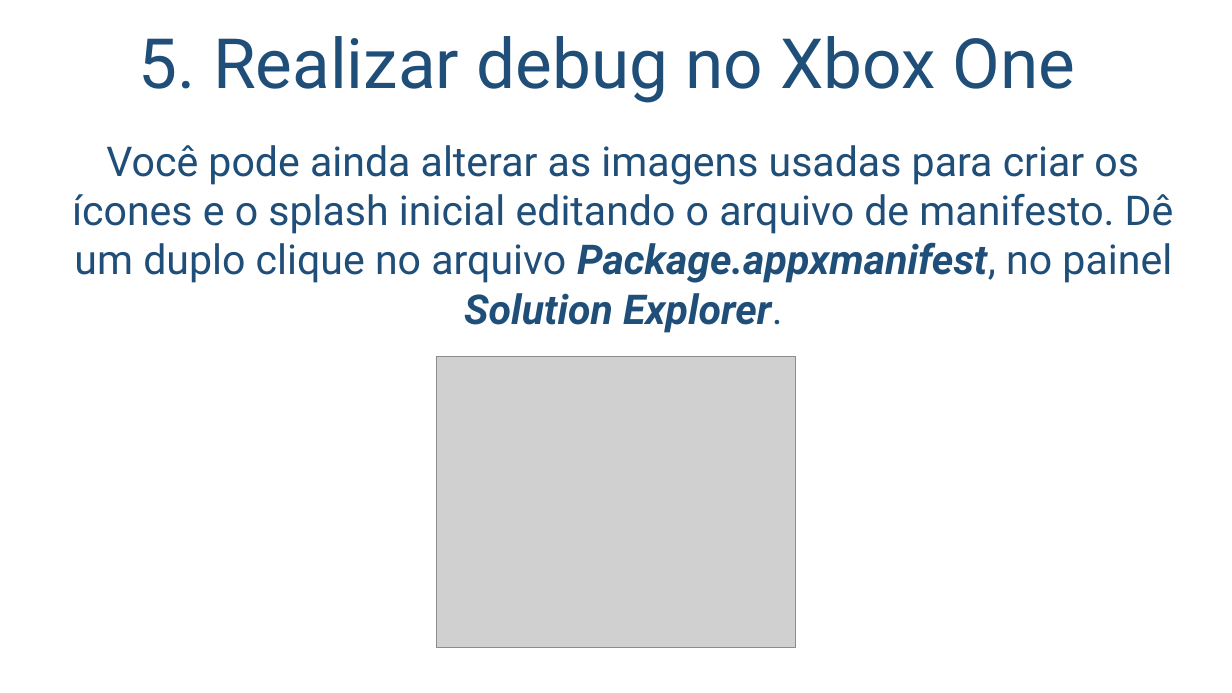
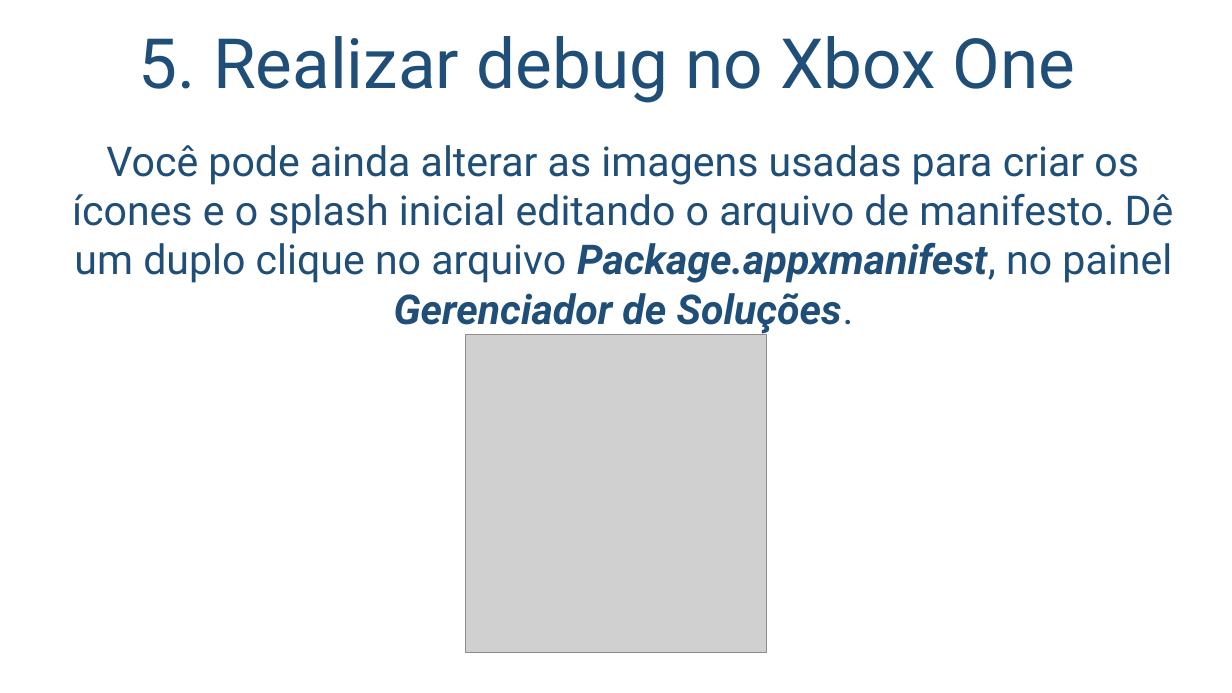
Before and after one commit to salmo-jr/public-slides, a slide deck: slide 25 of building-games-for-XboxOne.pptx. Drawn at 1232x693 pixels with LibreOffice and Linux fonts; fonts in the diff are those of the drawing; grey boxes stand for pictures; background and template pictures are left out. Boxes give left, top, right and bottom in pixels: in the first picture for what was removed or moved away, otherwise in the second. Text is boxed around its words. In the diff, an @@ line names an element or a change of style, - is before the commit and + after.

Commit message:
atualização de imagens

```diff
--- a/building-games-for-XboxOne.pptx
+++ b/building-games-for-XboxOne.pptx
@@ text at box(72, 145, 1174, 334): text changed @@
-Você pode ainda alterar as imagens usadas para criar os ícones e o splash inicial editando o arquivo de manifesto. Dê um duplo clique no arquivo Package.appxmanifest, no painel Solution Explorer.
+Você pode ainda alterar as imagens usadas para criar os ícones e o splash inicial editando o arquivo de manifesto. Dê um duplo clique no arquivo Package.appxmanifest, no painel Gerenciador de Soluções.
@@ picture: place and size @@
-picture at box(436, 357, 797, 649)
+picture at box(466, 335, 766, 653)
```
Also in this commit, not shown: 3 other slides changed.
